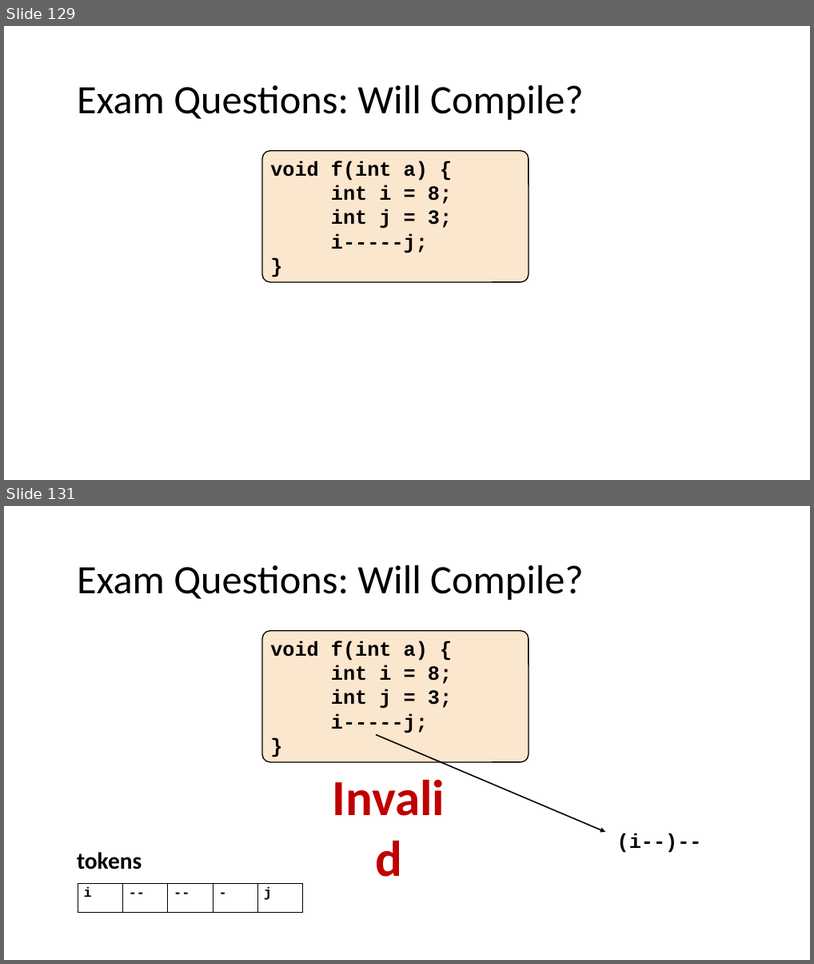
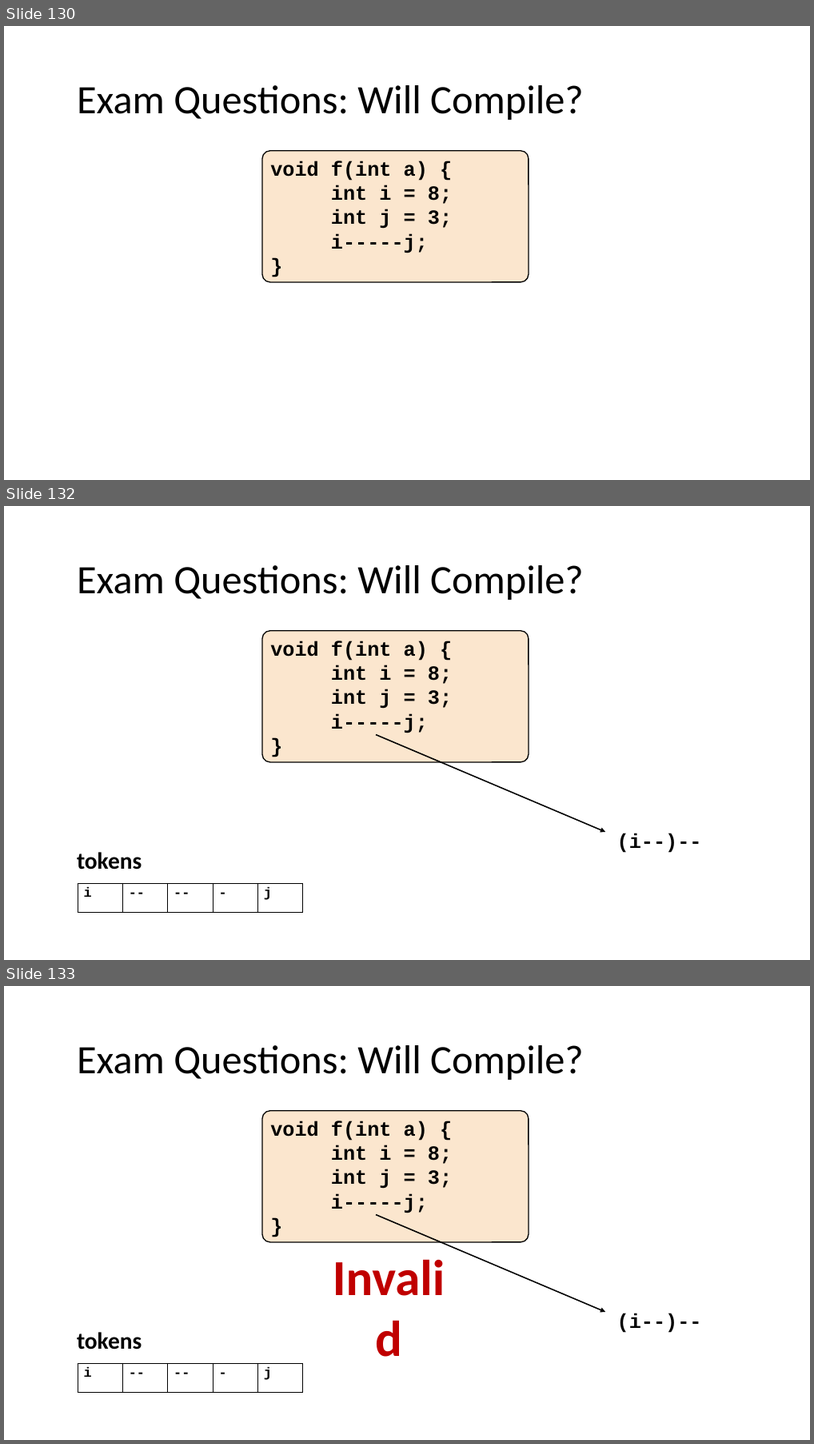
Before and after one commit to nivshani/compilation, a slide deck: slides/lexical_analysis.pptx. Shown one above the other, each under a label of ours: slides 129 and 131 before the commit, slides 130, 132 and 133 after it; the slides between them are not shown. The pictures are 814x964 and 814x1444 pixels, drawn with LibreOffice and Linux fonts; fonts in the diff are those of the drawing. Boxes give left, top, right and bottom in pixels: in the first picture for what was removed or moved away, otherwise in the second. Text is boxed around its words. In the diff, an @@ line names an element or a change of style, - is before the commit and + after.

```diff
--- a/slides/lexical_analysis.pptx
+++ b/slides/lexical_analysis.pptx
@@ slide 132 added at (4,506,810,960), background #FFFFFF @@
@@ text added at (77,565,584,600), 48 pt, text #000000 @@
+Exam Questions: Will Compile?
@@ rounded rectangle added at (262,631,529,762), fill #FBE6CE, outline #000000 1.25 pt, 24 pt, text #000000, bold @@
+void f(int a) {
+int i = 8;
+int j = 3;
+i-----j;
+}
@@ arrow added from (376, 735) to (606, 832), #000000 1.5 pt @@
@@ text added at (618,833,702,852), 24 pt, text #000000, bold @@
+(i--)--
@@ text added at (77,852,142,869), 28 pt, text #000000, bold @@
+tokens
@@ table added at (78,883,305,912), 1 rows, 5 columns @@
+i | -- | -- | - | j
@@ what was slide 129 is now slide 130 @@
@@ what was slide 131 is now slide 133 @@
```
Also in this commit, not shown: 1 slide changed, 3 other slides added, 1 other file.
